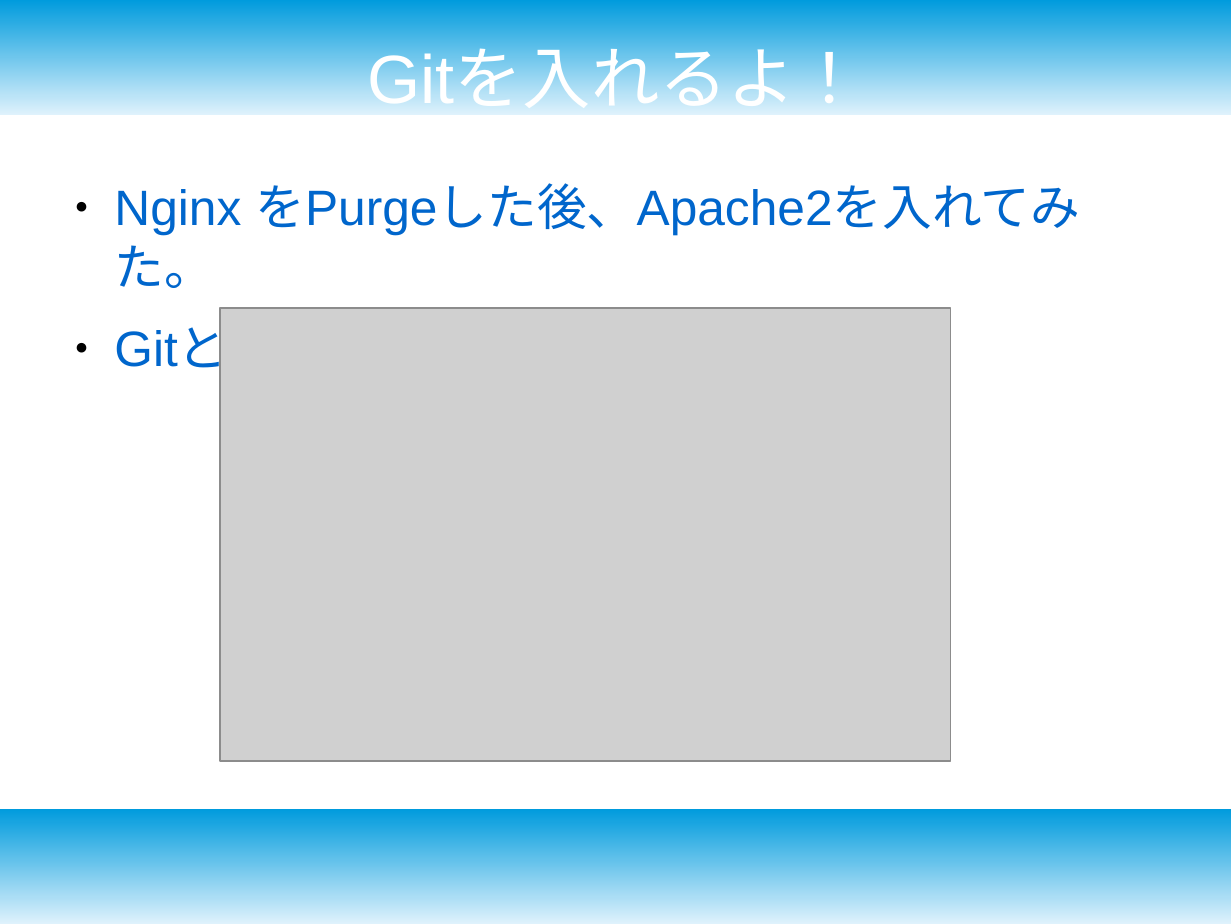
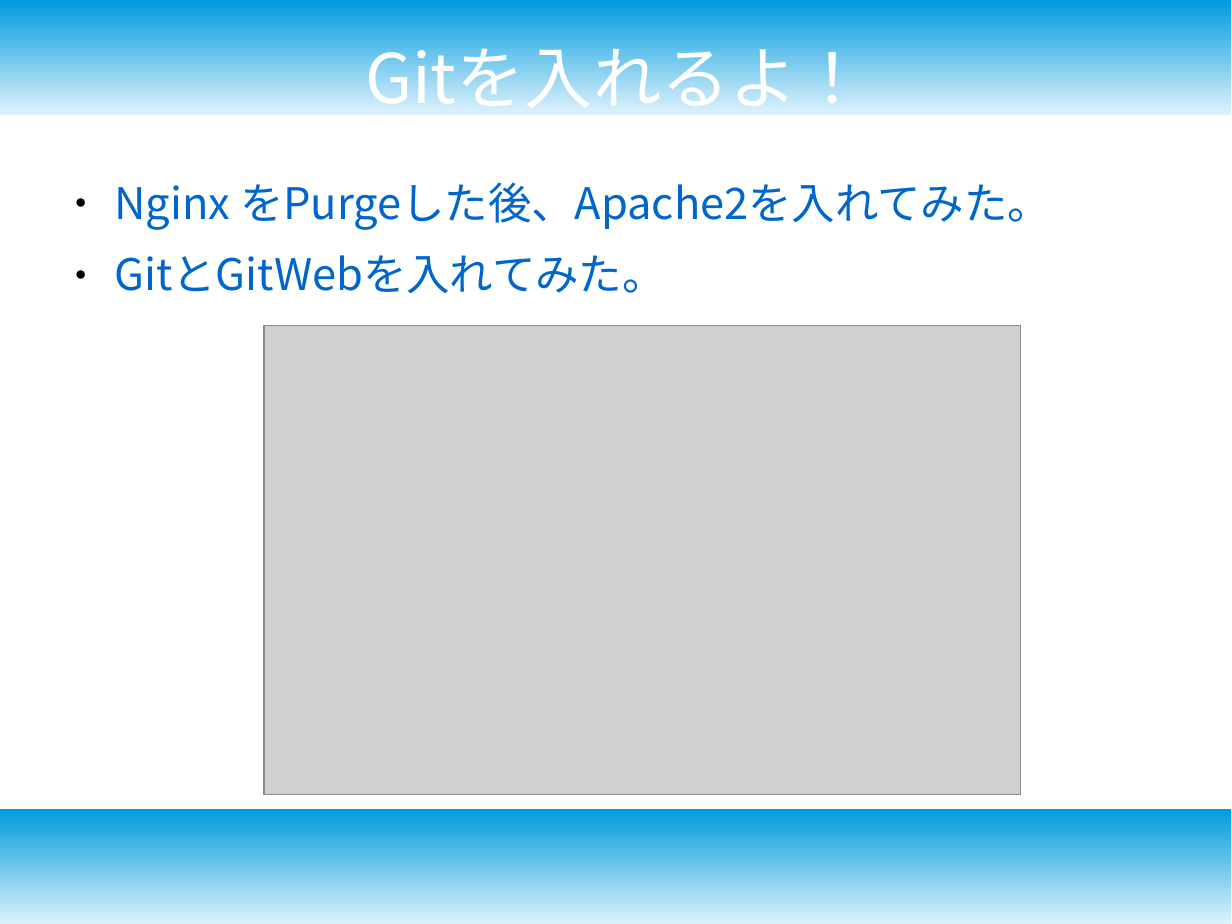
Before and after one commit to hidemune/nanoPI_git, a slide deck: slide 5 of GitWeb.odp. Drawn at 1232x924 pixels with LibreOffice and Linux fonts; fonts in the diff are those of the drawing; grey boxes stand for pictures. Boxes give left, top, right and bottom in pixels: in the first picture for what was removed or moved away, otherwise in the second. Text is boxed around its words. In the diff, an @@ line names an element or a change of style, - is before the commit and + after.

```diff
--- a/GitWeb.odp
+++ b/GitWeb.odp
@@ title "Gitを入れるよ！" moved from (x1=367, y1=48, x2=864, y2=115) to (x1=365, y1=33, x2=866, y2=120) @@
@@ title "Gitを入れるよ！" at (x1=365, y1=33, x2=866, y2=120): font Arial to Noto Sans CJK JP @@
@@ text "Nginx をPurgeした後、Apache2を入れてみた。" at (x1=114, y1=182, x2=1051, y2=294): size 32 to 28 pt, font Arial to Noto Sans CJK JP; less space between paragraphs @@
@@ picture resized from (x1=220, y1=309, x2=951, y2=761) to (x1=264, y1=325, x2=1021, y2=795) @@
```
Also in this commit, not shown: 8 other slides changed, 3 other files.
